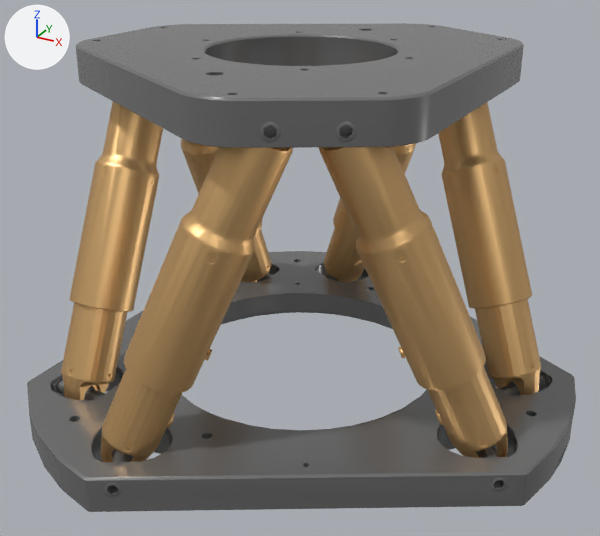
The glTF model hexapod_scene.glb, before and after one commit.
One viewpoint serves both versions: a camera (50 mm lens) standing at (0.213, -0.389, 0.269) and looking at (0.008, -0.015, 0.083). Arrows for +X, +Y and +Z are at upper left; the lights stay in place. The picture after the commit comes second. Where no turn or scale is listed for an object, it has been applied to the vertices.

Script lines for the objects in view, before the commit:
```python
ob_baseplate = bpy.data.objects.new('BasePlate', me_hexapode_puna_d0_026)
ob_baseplate.location = (0.0, 0.0, 0.0)
ob_lowerleg_2 = bpy.data.objects.new('LowerLeg_2', me_hexapode_puna_d0_027)
ob_lowerleg_2.location = (0.0, 0.0, 0.0)
ob_lowerleg_5 = bpy.data.objects.new('LowerLeg_5', me_hexapode_puna_d0_009)
ob_lowerleg_5.location = (0.0, 0.0, 0.0)
ob_lowerleg_6 = bpy.data.objects.new('LowerLeg_6', me_hexapode_puna_d0_022)
ob_lowerleg_6.location = (0.0, 0.0, 0.0)
ob_topplate = bpy.data.objects.new('TopPLate', me_hexapode_puna_d0_143)
ob_topplate.location = (0.0, 0.0, 0.0)
ob_upperleg_1 = bpy.data.objects.new('UpperLeg_1', me_hexapode_puna_d0_020)
ob_upperleg_1.location = (0.0, 0.0, 0.0)
ob_upperleg_2 = bpy.data.objects.new('UpperLeg_2', me_hexapode_puna_d0_025)
ob_upperleg_2.location = (0.0, 0.0, 0.0)
ob_upperleg_5 = bpy.data.objects.new('UpperLeg_5', me_hexapode_puna_d0_010)
ob_upperleg_5.location = (0.0, 0.0, 0.0)
ob_upperleg_6 = bpy.data.objects.new('UpperLeg_6', me_hexapode_puna_d0_021)
ob_upperleg_6.location = (0.0, 0.0, 0.0)
# also in view: 'LowerLeg_4' at (-0.09, 0.07, 0.058); 'LowerLeg_1' at (0.106, -0.043, 0.058); 'LowerLeg_3' at (-0.016, 0.113, 0.058); 'UpperLeg_3' at (0.005, 0.102, 0.126); 'UpperLeg_4' at (-0.09, 0.046, 0.126)
```
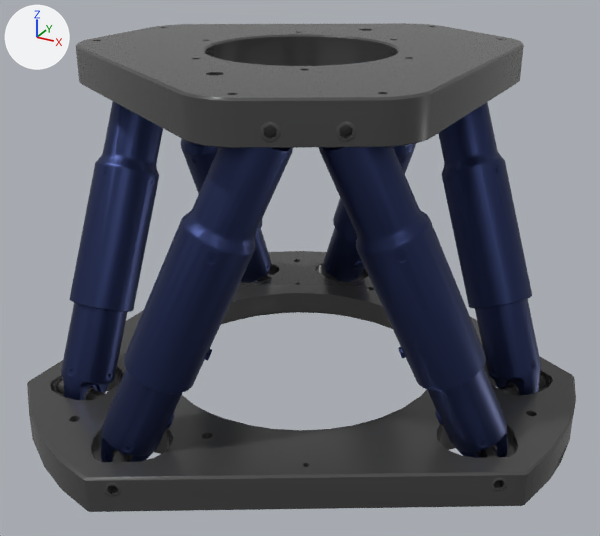
Where the newer file only moved an object's origin or applied its transform, the numbers keep the older frame.

Pixel boxes [x1, y1, x2, y2] of what changed, in the pictures (600 x 536 px):
'BasePlate', recoloured (grey to dark grey): [27, 251, 576, 512] in both
'TopPLate', recoloured (grey to dark grey): [76, 23, 524, 148] in both
'UpperLeg_6', recoloured (beige to dark blue): [124, 147, 293, 394] in both
'UpperLeg_1', recoloured (beige to dark blue): [319, 147, 486, 391] in both
'UpperLeg_5', recoloured (darker): [69, 102, 163, 312] in both
'UpperLeg_2', recoloured (beige to dark blue): [438, 102, 532, 309] in both
'LowerLeg_5', recoloured (beige to dark blue): [61, 303, 127, 400] in both
'LowerLeg_6', recoloured (beige to dark blue): [100, 370, 183, 462] in both
'LowerLeg_2', recoloured (beige to dark blue): [475, 299, 541, 395] in both
'LowerLeg_1', recoloured (beige to dark blue): [427, 366, 508, 458] in both
'LowerLeg_3', recoloured (beige to dark blue): [324, 228, 365, 282] in both
'UpperLeg_4', recoloured: [181, 138, 262, 235] in both
'UpperLeg_3', recoloured: [333, 143, 416, 242] in both
'LowerLeg_4', recoloured (beige to dark blue): [241, 229, 271, 283] in both

Patch to the scene script:
```diff
--- a/hexapod_scene.glb.py
+++ b/hexapod_scene.glb.py
@@ mat_material_001 @@
 mat_material_001 = principled_material('Material.001')
-mat_material_001.base_color = (0.214, 0.214, 0.214)  # grey #7f7f7f
+mat_material_001.base_color = (0.0956, 0.0956, 0.0956)  # dark grey #575757
 mat_material_001.metallic = 0.457
@@ mat_material_002 @@
 mat_material_002 = principled_material('Material.002')
-mat_material_002.base_color = (0.8, 0.5, 0.216)  # beige #e7bc80
+mat_material_002.base_color = (0.0286, 0.042, 0.128)  # dark blue #2f3a64
 mat_material_002.metallic = 0.846
```
